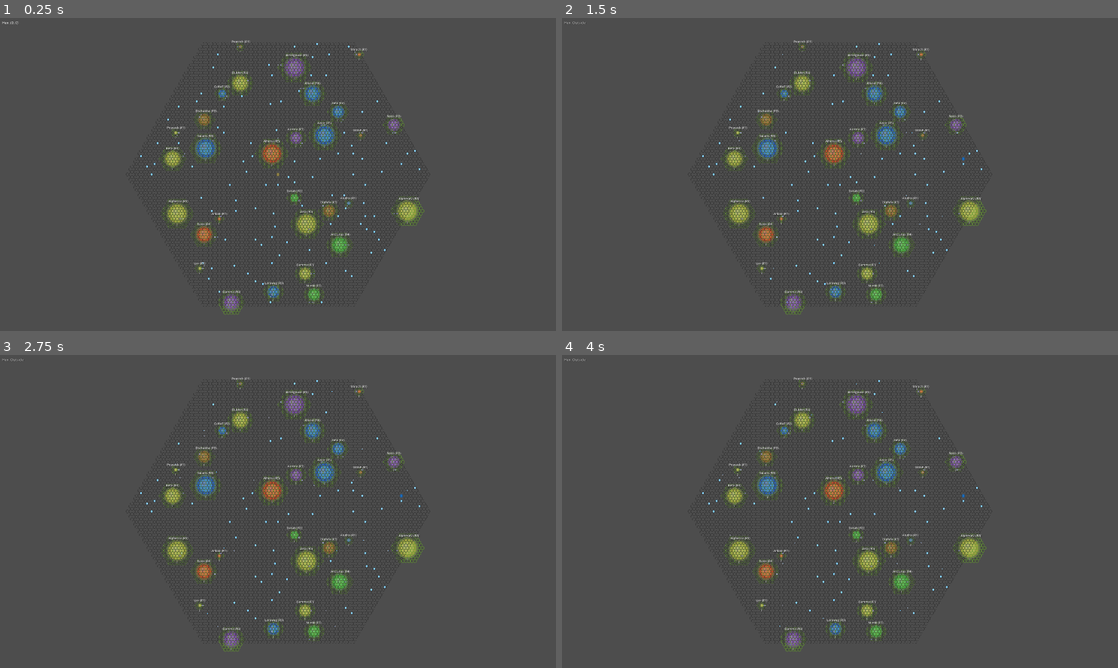
Above: before the commit, frames 1-4 (two rows, left to right).
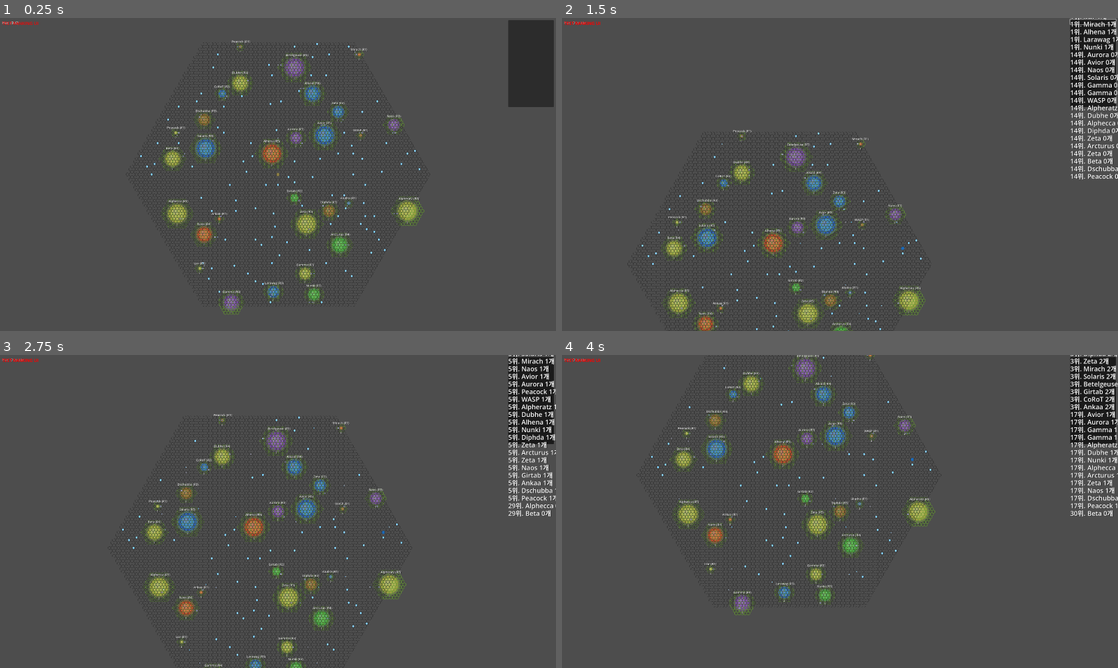
Above: after the commit, the same moments.

Repository: gasbank/godot-llm-yyt
Game: Godot game, scene res://universe_game.tscn
Two runs of this game, one before a commit and one after it. Both use one fixed random seed, a clock stepped at 60 frames per second and the inputs below.
Inputs (mouse positions are in pixels of both pictures, inside the frame that each line leads up to):
- Up to frame 1 (0.25 s): no input
- Up to frame 2 (1.5 s): tap Enter at 0.5 s; move the mouse to (962, 158) at 0.52 s; hold D (move_right) 0.53-1.25 s; tap Delete at 0.6 s; click (962, 158) at 0.67 s; tap Space at 0.77 s; click (1095, 21) at 1.25 s, where only the run after the commit has a clickable "6위. Avior 0개"
- Up to frame 3 (2.75 s): click (533, 358) at 2 s, where only the run after the commit has a clickable "3위. Aurora 1개"
- Up to frame 4 (4 s): click (1095, 358) at 2.75 s, where only the run after the commit has a clickable "5위. Mirach 1개"; click (1095, 358) at 3.5 s, where only the run after the commit has a clickable "3위. Diphda 2개"

The runs differ from the first frame. In frame 1, 2.3% of the frame differs, in the area x 0-100%, y 0-29%; in frame 2, 11%; in frame 3, 11%; in frame 4, 11%, in the area x 0-100%, y 0-95%.

Commit message:
랭킹UI

Diff:
--- a/hex_tile_all_borders.gd
+++ b/hex_tile_all_borders.gd
@@ -49,6 +49,9 @@
 # === 우주선 설정 ===
 @export var frigate_scene: PackedScene = preload("res://frigate.tscn") # 우주선 씬
 
+# === 랭킹 UI 설정 ===
+@export var ranking_scene: PackedScene = preload("res://planet_resource_ranking.tscn") # 랭킹 UI 씬
+
 # === 턴 시스템 설정 ===
 @export var turn_duration: float = 1.0                           # 턴당 시간 (초)
 @export var auto_play: bool = true                               # 자동 진행 여부
@@ -99,12 +102,16 @@
 var _popup_scene: PackedScene = preload("res://facility_popup.tscn")
 var _planet_info_popup_scene: PackedScene = preload("res://planet_info_popup.tscn")  # 행성 정보 팝업
 var _popup_layer: CanvasLayer = null         # 팝업을 위한 CanvasLayer
+var _ranking_layer: CanvasLayer = null       # 랭킹 UI를 위한 CanvasLayer
 var _mining_tiles: Dictionary = {}           # 채집 중인 타일 (Vector2i -> Node2D)
 
 # 턴 시스템
 var _turn_timer: Timer
 var _current_turn: int = 0
 var _frigates_ready: int = 0                 # 턴 완료한 우주선 수
+
+# 랭킹 UI
+var _ranking_ui: Control = null               # 행성 자원 랭킹 UI
 
 func _ready() -> void:
 	if center_in_viewport:
@@ -159,6 +166,14 @@
 
 	# 정적으로 정의된 팝업 레이어 참조
 	_find_popup_layer()
+
+	# 랭킹 UI 생성을 위한 타이머 설정
+	var ranking_timer = Timer.new()
+	ranking_timer.wait_time = 0.5  # 0.5초 후 생성
+	ranking_timer.one_shot = true
+	ranking_timer.timeout.connect(_create_ranking_ui_after_delay)
+	add_child(ranking_timer)
+	ranking_timer.start()
 
 func _unhandled_input(event: InputEvent) -> void:
 	# 우클릭 감지 및 격납고 체크 (우선 처리)
@@ -197,9 +212,19 @@
 	return false
 
 func _find_popup_layer():
-	# tscn 파일에서 정적으로 정의된 PopupLayer 찾기
+	# tscn 파일에서 정적으로 정의된 PopupLayer와 RankingLayer 찾기
+	print("_find_popup_layer() called")
 	var scene_root = get_tree().current_scene
+	print("Scene root: ", scene_root.name if scene_root else "null")
+	print("Scene root children count: ", scene_root.get_child_count())
+	print("This node: ", name, " parent: ", get_parent().name if get_parent() else "null")
+
+	for i in range(scene_root.get_child_count()):
+		var child = scene_root.get_child(i)
+		print("Scene child ", i, ": ", child.name, " (", child.get_class(), ")")
+
 	_popup_layer = scene_root.get_node_or_null("PopupLayer")
+	_ranking_layer = scene_root.get_node_or_null("RankingLayer")
 
 	if _popup_layer:
 		print("Found static PopupLayer in scene: ", _popup_layer.name)
@@ -207,7 +232,16 @@
 	else:
 		print("ERROR: PopupLayer not found in scene! Make sure it exists in universe_game.tscn")
 
-	return _popup_layer != null
+	if _ranking_layer:
+		print("Found static RankingLayer in scene: ", _ranking_layer.name)
+		print("RankingLayer info - Layer: ", _ranking_layer.layer, " Follow viewport: ", _ranking_layer.follow_viewport_enabled)
+
+		# RankingLayer를 찾았으므로 행성이 생성되면 랭킹 UI도 생성할 수 있음
+		print("RankingLayer ready for ranking UI creation")
+	else:
+		print("ERROR: RankingLayer not found in scene! Make sure it exists in universe_game.tscn")
+
+	return _popup_layer != null and _ranking_layer != null
 
 func _unhandled_input_original(event: InputEvent) -> void:
 	# === 줌 ===
@@ -858,6 +892,15 @@
 		if show_planet_cells:
 			_create_planet_cell_display(pos, planet_radius)
 
+	# 랭킹 UI 생성 (행성 생성 후)
+	if _ranking_layer:  # RankingLayer가 이미 찾아졌다면
+		_create_ranking_ui()
+		# 초기 랭킹 UI 업데이트
+		_update_ranking_ui()
+	else:
+		# RankingLayer를 찾지 못했다면 나중에 생성
+		call_deferred("_create_ranking_ui_when_ready")
+
 func _distribute_planets_evenly(valid_tiles: Array[Vector2i], count: int, min_distance: int, rng: RandomNumberGenerator) -> Array[Vector2i]:
 	var selected: Array[Vector2i] = []
 	var attempts: int = 0
@@ -1028,6 +1071,9 @@
 	if planet_index >= 0:
 		var planet_instance = _planet_instances[planet_index]
 		planet_instance.set_resource_count(_planet_resources[planet_pos])
+
+	# 랭킹 UI 업데이트
+	_update_ranking_ui()
 
 	if debug_logs:
 		print("행성 %s에 광물 %d개 저장됨 (총 %d개)" % [planet_pos, amount, _planet_resources[planet_pos]])
@@ -1159,6 +1205,96 @@
 
 	print("View reset - Cell (0,0) centered, zoom: ", _zoom)
 
+func _create_ranking_ui():
+	print("_create_ranking_ui() called")
+
+	if not _ranking_layer:
+		print("ERROR: RankingLayer not found! Cannot create ranking UI")
+		return
+
+	# 간단한 테스트 UI 먼저 생성
+	var test_label = Label.new()
+	test_label.text = "TEST RANKING UI"
+	test_label.position = Vector2(10, 10)
+	test_label.size = Vector2(200, 30)
+	test_label.add_theme_color_override("font_color", Color.RED)
+	test_label.add_theme_font_size_override("font_size", 20)
+	_ranking_layer.add_child(test_label)
+	print("Test label added to RankingLayer")
+
+	if not ranking_scene:
+		print("ERROR: 랭킹 UI 씬이 설정되지 않았습니다")
+		return
+
+	print("Instantiating ranking scene...")
+	_ranking_ui = ranking_scene.instantiate()
+	if not _ranking_ui:
+		print("ERROR: Failed to instantiate ranking scene")
+		return
+
+	print("Adding ranking UI to RankingLayer...")
+	_ranking_layer.add_child(_ranking_ui)
+
+	print("Setting up ranking UI with delay...")
+	call_deferred("_setup_ranking_ui_delayed")
+
+func _create_ranking_ui_after_delay():
+	print("_create_ranking_ui_after_delay() called (timer-based)")
+	if _ranking_layer:
+		print("RankingLayer found, creating ranking UI...")
+		_create_ranking_ui()
+		_update_ranking_ui()
+	else:
+		print("RankingLayer still not found after delay")
+
+func _create_ranking_ui_when_ready():
+	print("_create_ranking_ui_when_ready() called")
+	if _ranking_layer:
+		print("RankingLayer found, creating ranking UI...")
+		_create_ranking_ui()
+		_update_ranking_ui()
+	else:
+		print("RankingLayer still not found, giving up")
+
+func _setup_ranking_ui_delayed():
+	if _ranking_ui:
+		print("Setting up ranking UI (delayed)...")
+		_ranking_ui.setup_ranking([], self)
+		print("Ranking UI setup completed")
+		print("Ranking UI position: ", _ranking_ui.position)
+		print("Ranking UI size: ", _ranking_ui.size)
+
+func _update_ranking_ui():
+	if not _ranking_ui:
+		return
+
+	var planet_data = []
+	for i in range(_planet_instances.size()):
+		var planet_instance = _planet_instances[i]
+		var planet_pos = _planet_positions[i]
+		var resource_count = _planet_resources.get(planet_pos, 0)
+
+		planet_data.append({
+			"name": planet_instance.planet_name,
+			"resource_count": resource_count
+		})
+
+	_ranking_ui.update_ranking(planet_data)
+
+func _center_camera_on_planet(planet_name: String):
+	var planet_instance = _find_planet_instance_by_name(planet_name)
+	if planet_instance:
+		var planet_pos = planet_instance.position
+		var viewport_size = get_viewport_rect().size
+		var viewport_center = viewport_size * 0.5
+
+		var tween = create_tween()
+		tween.set_ease(Tween.EASE_OUT)
+		tween.set_trans(Tween.TRANS_CUBIC)
+		tween.tween_property(self, "position", viewport_center - planet_pos, 0.5)
+
+		_update_hover_fill()
+
 func _notification(what: int) -> void:
 	if what == NOTIFICATION_WM_CLOSE_REQUEST:
 		_save_viewport_state()
--- /dev/null
+++ b/planet_resource_ranking.gd
@@ -0,0 +1,97 @@
+extends Control
+
+var ranking_container: VBoxContainer
+var hex_tile_manager: Node2D
+
+signal planet_ranking_clicked(planet_name: String)
+
+func _ready():
+	print("PlanetResourceRanking _ready() called")
+	print("Parent: ", get_parent().name if get_parent() else "null")
+	print("Children count: ", get_child_count())
+	for i in range(get_child_count()):
+		var child = get_child(i)
+		print("Child ", i, ": ", child.name, " (", child.get_class(), ")")
+
+	ranking_container = get_node_or_null("VBoxContainer")
+	if not ranking_container:
+		print("ERROR: VBoxContainer not found in planet_resource_ranking!")
+		print("Available children:")
+		for child in get_children():
+			print("  - ", child.name, " (", child.get_class(), ")")
+		return
+
+	print("VBoxContainer found successfully")
+
+	# CanvasLayer에서는 앵커 프리셋이 다르게 작동할 수 있으므로 직접 위치 설정
+	var viewport_size = get_viewport().get_visible_rect().size
+	position = Vector2(viewport_size.x - 220, 10)  # 오른쪽 위 고정
+	size = Vector2(210, 400)
+
+	print("Ranking UI positioned at: ", position, " with size: ", size)
+
+func setup_ranking(planet_data: Array, manager: Node2D):
+	print("setup_ranking() called")
+	hex_tile_manager = manager
+
+	# _ready()가 호출되지 않았다면 다시 시도
+	if not ranking_container:
+		print("ranking_container not ready, trying to find VBoxContainer again")
+		ranking_container = get_node_or_null("VBoxContainer")
+		if not ranking_container:
+			print("ERROR: Still cannot find VBoxContainer")
+			return
+
+	_update_ranking_display(planet_data)
+
+func _update_ranking_display(planet_data: Array):
+	if not ranking_container:
+		print("ERROR: ranking_container is null in _update_ranking_display")
+		return
+
+	for child in ranking_container.get_children():
+		child.queue_free()
+
+	planet_data.sort_custom(_compare_planets)
+
+	var current_rank = 1
+	var previous_resource_count = -1
+	var display_rank = 1
+
+	for i in range(planet_data.size()):
+		var planet = planet_data[i]
+		var resource_count = planet.resource_count
+
+		if resource_count != previous_resource_count:
+			current_rank = i + 1
+			display_rank = current_rank
+
+		var label = Label.new()
+		label.text = "%d위. %s %d개" % [display_rank, planet.name, resource_count]
+		label.add_theme_color_override("font_color", Color.WHITE)
+		label.add_theme_color_override("font_shadow_color", Color.BLACK)
+		label.add_theme_constant_override("shadow_offset_x", 1)
+		label.add_theme_constant_override("shadow_offset_y", 1)
+
+		var button = Button.new()
+		button.flat = true
+		button.add_child(label)
+		button.custom_minimum_size = Vector2(200, 25)
+		button.pressed.connect(_on_planet_button_pressed.bind(planet.name))
+
+		ranking_container.add_child(button)
+
+		previous_resource_count = resource_count
+
+func _compare_planets(a: Dictionary, b: Dictionary) -> bool:
+	return a.resource_count > b.resource_count
+
+func _on_planet_button_pressed(planet_name: String):
+	if hex_tile_manager:
+		hex_tile_manager._center_camera_on_planet(planet_name)
+
+func update_ranking(planet_data: Array):
+	if not ranking_container:
+		print("ERROR: ranking_container is null in update_ranking")
+		return
+	_update_ranking_display(planet_data)
--- /dev/null
+++ b/planet_resource_ranking.tscn
@@ -0,0 +1,27 @@
+[gd_scene load_steps=2 format=3 uid="uid://bkc8f3g5h2i6j"]
+
+[ext_resource type="Script" path="res://planet_resource_ranking.gd" id="1_ranking"]
+
+[node name="PlanetResourceRanking" type="Control"]
+layout_mode = 3
+anchors_preset = 0
+offset_right = 210.0
+offset_bottom = 400.0
+script = ExtResource("1_ranking")
+
+[node name="Background" type="Panel" parent="."]
+layout_mode = 1
+anchors_preset = 15
+anchor_right = 1.0
+anchor_bottom = 1.0
+grow_horizontal = 2
+grow_vertical = 2
+modulate = Color(0, 0, 0, 0.7)
+
+[node name="VBoxContainer" type="VBoxContainer" parent="."]
+layout_mode = 1
+anchors_preset = 15
+anchor_right = 1.0
+anchor_bottom = 1.0
+grow_horizontal = 2
+grow_vertical = 2
--- a/universe_game.tscn
+++ b/universe_game.tscn
@@ -16,3 +16,7 @@
 [node name="PopupLayer" type="CanvasLayer" parent="."]
 layer = 100
 follow_viewport_enabled = false
+
+[node name="RankingLayer" type="CanvasLayer" parent="."]
+layer = 50
+follow_viewport_enabled = false
Not shown, added: planet_resource_ranking.gd.uid
